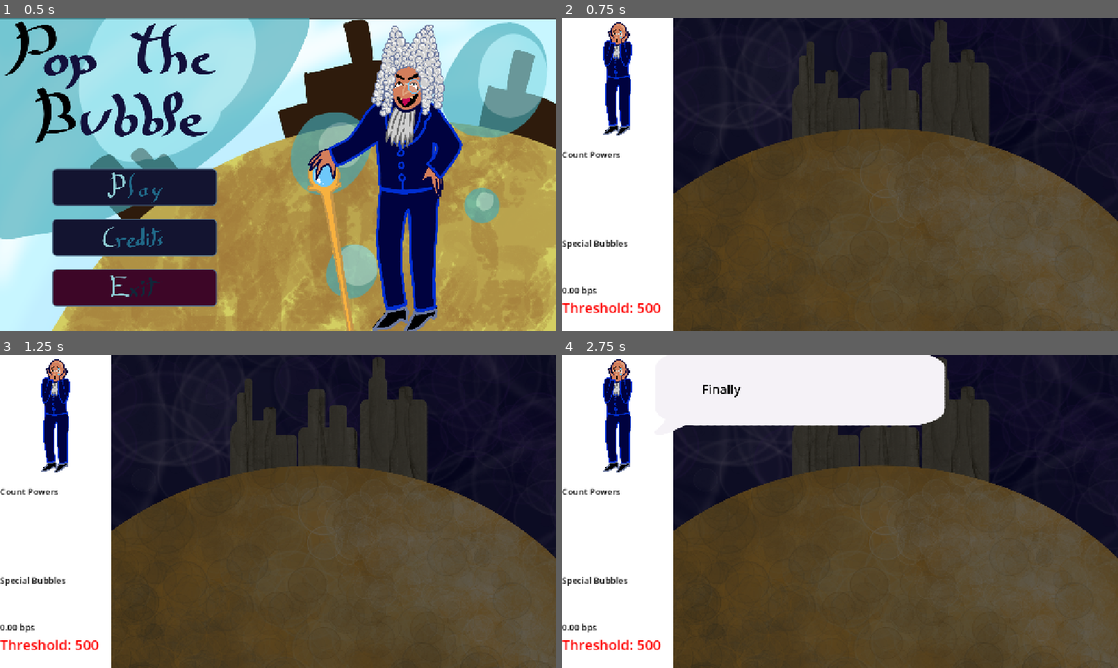
Above: before the commit, frames 1-4 (two rows, left to right).
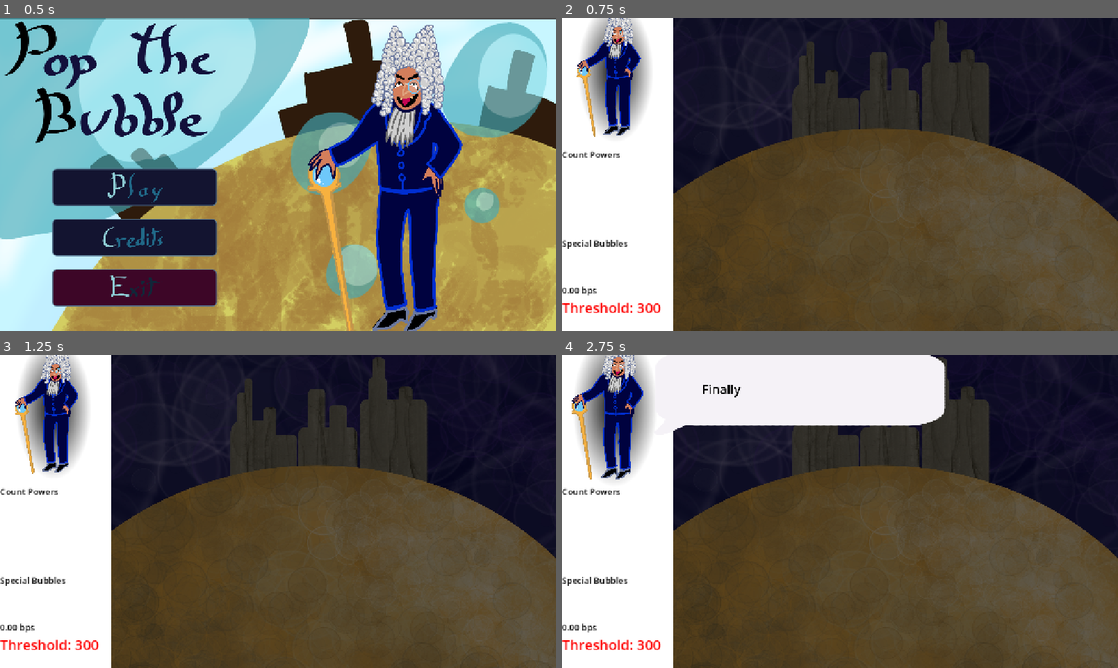
Above: after the commit, the same moments.

Repository: Isaac-SOL/Pop-the-Bubble
Game: Godot game, scene res://scenes/level/main_menu.tscn
The game is run twice, just before and just after one commit, with the same random seed, the same clock (stepped at 60 frames per second) and the same inputs.
Inputs (mouse positions are in pixels of both pictures, inside the frame that each line leads up to):
- Up to frame 1 (0.5 s): no input
- Up to frame 2 (0.75 s): click (695, 187) at 0.5 s
- Up to frame 3 (1.25 s): no input
- Up to frame 4 (2.75 s): move the mouse to (962, 495) at 1.27 s; press the mouse at (962, 495) at 1.28 s; release the mouse at (962, 495) at 2 s; drag from (728, 527) to (606, 511) at 2.02 s

Frame 1 is identical in both runs. In frame 2, 2.8% of the frame differs, in the area x 2-16%, y 0-94%; in frame 3, 2.8%; in frame 4, 3.8%, in the area x 1-17%, y 0-94%.

Commit message:
Updated count idle animation

Diff:
--- a/assets/models/count/count_enerve_frames.tres
+++ /dev/null
@@ -1,18 +0,0 @@
-[gd_resource type="SpriteFrames" format=3 uid="uid://cj2858f6qw0aj"]
-
-[ext_resource type="Texture2D" uid="uid://blx0hemdnwn1n" path="res://assets/models/count/comte_bubble_enerve.png" id="1_hb8o5"]
-
-[sub_resource type="AtlasTexture" id="AtlasTexture_8xycm"]
-atlas = ExtResource("1_hb8o5")
-region = Rect2(0, 0, 2480, 3545)
-
-[resource]
-animations = [{
-"frames": [{
-"duration": 1.0,
-"texture": SubResource("AtlasTexture_8xycm")
-}],
-"loop": 1,
-"name": &"default",
-"speed": 5.0
-}]
--- a/assets/models/count/count_normal_frames.tres
+++ /dev/null
@@ -1,18 +0,0 @@
-[gd_resource type="SpriteFrames" format=3 uid="uid://c86m61oel2afq"]
-
-[ext_resource type="Texture2D" uid="uid://8hnufh0baw0t" path="res://assets/models/count/default_avec_perruque.png" id="1_45xox"]
-
-[sub_resource type="AtlasTexture" id="AtlasTexture_0trjh"]
-atlas = ExtResource("1_45xox")
-region = Rect2(0, 0, 2480, 3545)
-
-[resource]
-animations = [{
-"frames": [{
-"duration": 1.0,
-"texture": SubResource("AtlasTexture_0trjh")
-}],
-"loop": 1,
-"name": &"default",
-"speed": 5.0
-}]
--- a/assets/models/count/count_saiyan_frames.tres
+++ /dev/null
@@ -1,18 +0,0 @@
-[gd_resource type="SpriteFrames" format=3 uid="uid://dfn82bndhgi4i"]
-
-[ext_resource type="Texture2D" uid="uid://u65chelvfc7w" path="res://assets/models/count/comte_saiyan.png" id="1_6777o"]
-
-[sub_resource type="AtlasTexture" id="AtlasTexture_3qe8k"]
-atlas = ExtResource("1_6777o")
-region = Rect2(0, 0, 2480, 3545)
-
-[resource]
-animations = [{
-"frames": [{
-"duration": 1.0,
-"texture": SubResource("AtlasTexture_3qe8k")
-}],
-"loop": 1,
-"name": &"default",
-"speed": 5.0
-}]
--- a/assets/models/count/count_surpris_frames.tres
+++ /dev/null
@@ -1,18 +0,0 @@
-[gd_resource type="SpriteFrames" format=3 uid="uid://kve5vfowpgq6"]
-
-[ext_resource type="Texture2D" uid="uid://ds16dlkdb8c70" path="res://assets/models/count/comte_bubble_surpris.png" id="1_n28cw"]
-
-[sub_resource type="AtlasTexture" id="AtlasTexture_n28cw"]
-atlas = ExtResource("1_n28cw")
-region = Rect2(0, 0, 2480, 3545)
-
-[resource]
-animations = [{
-"frames": [{
-"duration": 1.0,
-"texture": SubResource("AtlasTexture_n28cw")
-}],
-"loop": 1,
-"name": &"default",
-"speed": 5.0
-}]
--- a/scenes/count/count.tscn
+++ b/scenes/count/count.tscn
@@ -1,10 +1,85 @@
 [gd_scene format=3 uid="uid://cjhuj6fe23xkj"]
 
 [ext_resource type="Script" uid="uid://cnqoiwu502ndw" path="res://scripts/count/count.gd" id="1_l74ek"]
-[ext_resource type="SpriteFrames" uid="uid://kve5vfowpgq6" path="res://assets/models/count/count_surpris_frames.tres" id="2_mgd51"]
+[ext_resource type="Script" uid="uid://b038wgl6janrt" path="res://addons/leeklib/shaker_2d.gd" id="2_a7vfb"]
+[ext_resource type="Texture2D" uid="uid://8hnufh0baw0t" path="res://assets/models/count/default_avec_perruque.png" id="2_u617d"]
+[ext_resource type="Texture2D" uid="uid://u65chelvfc7w" path="res://assets/models/count/comte_saiyan.png" id="3_a7vfb"]
+[ext_resource type="Texture2D" uid="uid://ds16dlkdb8c70" path="res://assets/models/count/comte_bubble_surpris.png" id="4_mfgcw"]
+[ext_resource type="Texture2D" uid="uid://blx0hemdnwn1n" path="res://assets/models/count/comte_bubble_enerve.png" id="5_aq635"]
+
+[sub_resource type="SpriteFrames" id="SpriteFrames_f1uji"]
+animations = [{
+"frames": [{
+"duration": 1.0,
+"texture": ExtResource("2_u617d")
+}],
+"loop": 1,
+"name": &"normal",
+"speed": 5.0
+}, {
+"frames": [{
+"duration": 1.0,
+"texture": ExtResource("3_a7vfb")
+}],
+"loop": 1,
+"name": &"saiyan",
+"speed": 5.0
+}, {
+"frames": [{
+"duration": 1.0,
+"texture": ExtResource("4_mfgcw")
+}],
+"loop": 1,
+"name": &"surpris",
+"speed": 5.0
+}, {
+"frames": [{
+"duration": 1.0,
+"texture": ExtResource("5_aq635")
+}],
+"loop": 1,
+"name": &"vener",
+"speed": 5.0
+}]
+
+[sub_resource type="Gradient" id="Gradient_u617d"]
+colors = PackedColorArray(0, 0, 0, 1, 0, 0, 0, 0)
+
+[sub_resource type="GradientTexture2D" id="GradientTexture2D_3x28d"]
+gradient = SubResource("Gradient_u617d")
+width = 256
+height = 256
+fill = 1
+fill_from = Vector2(0.5, 0.5)
+fill_to = Vector2(0.5, 0)
 
 [node name="count" type="Node2D" unique_id=2124375082]
 script = ExtResource("1_l74ek")
+anim_interval = 1.0
+anim_pos_accel = 11.6
+anim_rot_accel = 0.34
+anim_scale_max_der = 0.235
 
-[node name="AnimatedSprite2D" type="AnimatedSprite2D" parent="." unique_id=9874524]
-sprite_frames = ExtResource("2_mgd51")
+[node name="AnimPivot" type="Node2D" parent="." unique_id=1632379150]
+unique_name_in_owner = true
+
+[node name="AnimVoice" type="Node2D" parent="AnimPivot" unique_id=1059636591]
+unique_name_in_owner = true
+
+[node name="Shaker2D" type="Node2D" parent="AnimPivot/AnimVoice" unique_id=1097481303]
+unique_name_in_owner = true
+script = ExtResource("2_a7vfb")
+shake_factor = 100.0
+metadata/_custom_type_script = "uid://b038wgl6janrt"
+
+[node name="AnimatedSprite2D" type="AnimatedSprite2D" parent="AnimPivot/AnimVoice/Shaker2D" unique_id=9874524]
+unique_name_in_owner = true
+sprite_frames = SubResource("SpriteFrames_f1uji")
+animation = &"normal"
+autoplay = "normal"
+
+[node name="Shadow" type="Sprite2D" parent="AnimPivot/AnimVoice/Shaker2D/AnimatedSprite2D" unique_id=1547113322]
+show_behind_parent = true
+position = Vector2(-121, -167)
+scale = Vector2(5.65625, 10.5546875)
+texture = SubResource("GradientTexture2D_3x28d")
--- a/scenes/count/dialogue.tscn
+++ b/scenes/count/dialogue.tscn
@@ -45,3 +45,9 @@
 horizontal_alignment = 1
 vertical_alignment = 1
 visible_characters_behavior = 1
+
+[node name="BleepTimer" type="Timer" parent="." unique_id=948992791]
+wait_time = 0.16
+autostart = true
+
+[connection signal="timeout" from="BleepTimer" to="." method="_on_bleep_timer_timeout"]
--- a/scenes/level/main.tscn
+++ b/scenes/level/main.tscn
@@ -39,14 +39,14 @@
 
 [node name="Main" type="Node2D" unique_id=1852952808]
 script = ExtResource("1_0wfyh")
-lose_threshold = 500
+lose_threshold = 300
 bbl_lvl_value = {
 0: 0,
 1: 2,
 2: 12,
 3: 75,
 4: 160,
-5: 10
+5: 15
 }
 
 [node name="background" type="Sprite2D" parent="." unique_id=1513136260]
@@ -263,3 +263,4 @@
 vertical_alignment = 1
 
 [connection signal="area_shape_entered" from="Area2D_borders" to="Area2D_borders" method="_on_area_shape_entered"]
+[connection signal="bleep" from="UI/ui_player/Dialogue" to="." method="_on_dialogue_bleep"]
--- a/scripts/count/count.gd
+++ b/scripts/count/count.gd
@@ -1,18 +1,46 @@
-extends Node2D
+class_name Count extends Node2D
 
 
-@onready var animated_sprite_2d: AnimatedSprite2D = $AnimatedSprite2D
-
+@onready var animated_sprite_2d: AnimatedSprite2D = %AnimatedSprite2D
 
 @export var parent: Node
-
-const COUNT_ENERVE_FRAMES = preload("uid://cj2858f6qw0aj")
-const COUNT_SURPRIS_FRAMES = preload("uid://kve5vfowpgq6")
-const COUNT_NORMAL_FRAMES = preload("uid://c86m61oel2afq")
-const COUNT_SAIYAN_FRAMES = preload("uid://dfn82bndhgi4i")
+@export var anim_interval: float = 0.5
+@export var anim_pos_accel: float = 1.0
+@export var anim_rot_accel: float = 1.0
+@export var anim_scale_accel: float = 1.0
+@export var anim_pos_max_der: float = 10.0
+@export var anim_rot_max_der: float = 2.0
+@export var anim_scale_max_der: float = 1.0
 
 var rand_range: Vector2 = Vector2(10.0, 20.0)
 var rand_timer: Timer
+
+var voice_tween: Tween
+
+var anim_wait: float = 100.0
+var anim_tgt_pos: Vector2
+var anim_tgt_rot: float
+var anim_tgt_scale: float
+var anim_pos_der: Vector2 = Vector2.ZERO
+var anim_rot_der: float = 0.0
+var anim_scale_der: float = 0.0
+
+func _process(delta: float) -> void:
+	anim_wait += delta
+	if anim_wait >= anim_interval:
+		anim_interval -= anim_interval
+		anim_tgt_pos = Util.rand_in_circle(100.0, 300.0)
+		anim_tgt_rot = randf_range(-PI/32, PI/32)
+		anim_tgt_scale = randf_range(0.95, 1.05)
+	anim_pos_der += sign(anim_tgt_pos - %AnimPivot.position) * anim_pos_accel * delta
+	anim_rot_der += sign(anim_tgt_rot - %AnimPivot.rotation) * anim_rot_accel * delta
+	anim_scale_der += sign(anim_tgt_scale - %AnimPivot.scale.x) * anim_scale_accel * delta
+	anim_pos_der = anim_pos_der.clampf(-anim_pos_max_der, anim_pos_max_der)
+	anim_rot_der = clampf(anim_rot_der, -anim_rot_max_der, anim_rot_max_der)
+	anim_scale_der = clampf(anim_scale_der, -anim_scale_max_der, anim_scale_max_der)
+	%AnimPivot.position += anim_pos_der * delta
+	%AnimPivot.rotation += anim_rot_der * delta
+	%AnimPivot.scale += Vector2.ONE * anim_scale_der * delta
 
 func start_doing_actions():
 	rand_timer = Timer.new()
@@ -24,3 +52,13 @@
 func count_action()->void:
 	PowerManager.activate_random_power()
 	rand_timer.start(randf_range(rand_range.x,rand_range.y))
+
+func voice_bleep():
+	if voice_tween != null:
+		voice_tween.kill()
+	%AnimVoice.scale = Vector2.ONE * 1.1
+	voice_tween = create_tween().set_ease(Tween.EASE_IN).set_trans(Tween.TRANS_BACK)
+	voice_tween.tween_property(%AnimVoice, "scale", Vector2.ONE, 0.2)
+
+func shake():
+	%Shaker2D.shake(1.0, 1.0)
--- a/scripts/count/dialogue.gd
+++ b/scripts/count/dialogue.gd
@@ -1,6 +1,7 @@
 class_name DialogueNode2D extends Node2D
 
 signal dialogue_passed
+signal bleep
 
 const DEFAULT_FADEOUT_TIME = 5 # Secondes
 
@@ -44,3 +45,7 @@
 func pass_dialogue():
 	if %RichTextLabel_dialogue.visible_characters >= %RichTextLabel_dialogue.get_total_character_count():
 		dialogue_passed.emit()
+
+func _on_bleep_timer_timeout() -> void:
+	if visible and %RichTextLabel_dialogue.visible_characters < %RichTextLabel_dialogue.get_total_character_count():
+		bleep.emit()
--- a/scripts/level/main.gd
+++ b/scripts/level/main.gd
@@ -19,7 +19,7 @@
 @onready var label_threshold: Label = %LabelThreshold
 @onready var player_hand: Hand = $player_hand
 @onready var powers_container: VBoxContainer = %powers_container
-@onready var count: Node2D = %count
+@onready var count: Count = %count
 @onready var nugget_parent: Node2D = %NuggetParent
 
 @export var lose_threshold: int = 200
@@ -64,6 +64,7 @@
 	%player_hand.visible = true
 	await Global.seconds(0.5)
 	Global.dialogue_node.set_dialogue("YOU ! Who do you think you are !?", 3, true)
+	%count.shake()
 	AudioManager.playAudio_stream_music(&"feel_the_bubble")
 	%count.start_doing_actions()
 	set_count_phase(0)
@@ -114,7 +115,7 @@
 		0:
 			#PowerManager.phase_powers = [PowerManager.BUBBLE_DIVIDEND, PowerManager.BUBBLE_SPECULATIVE, PowerManager.BUBBLE_METAVERSE, PowerManager.BUBBLE_STONK, PowerManager.BUBBLE_FACTORY, PowerManager.BUBBLE_STORM]
 			PowerManager.phase_powers = []
-			count.animated_sprite_2d.sprite_frames = count.COUNT_NORMAL_FRAMES
+			count.animated_sprite_2d.play("normal")
 			background.texture = PLANETE_BUBBLE_SECHE_USINE
 			for lvl in range(3-1):
 				for i in range(ini_spawn_bylvl[lvl]):
@@ -123,22 +124,22 @@
 				spawn_bubble(Util.rand_in_rectangle(spawn_rect), 3, 1, [PowerManager.BUBBLE_FACTORY])
 		1:
 			PowerManager.phase_powers = [PowerManager.BUBBLE_FACTORY, PowerManager.BUBBLE_STORM, PowerManager.BUBBLE_GPT]
-			count.animated_sprite_2d.sprite_frames = count.COUNT_SURPRIS_FRAMES
+			count.animated_sprite_2d.play("surpris")
 			spawn_bubble(Util.rand_in_rectangle(spawn_rect), 3, 3, [PowerManager.BUBBLE_FACTORY])
 		2:
 			PowerManager.phase_powers = [PowerManager.BUBBLE_FACTORY, PowerManager.BUBBLE_STORM, PowerManager.BUBBLE_GPT]
-			count.animated_sprite_2d.sprite_frames = count.COUNT_ENERVE_FRAMES
+			count.animated_sprite_2d.play("vener")
 			background.texture = PLANETE_BUBBLE_MOUILLEE_USINE
 		3:
 			PowerManager.phase_powers = [PowerManager.BUBBLE_FACTORY, PowerManager.BUBBLE_STORM, PowerManager.BUBBLE_GPT]
-			count.animated_sprite_2d.sprite_frames = count.COUNT_SAIYAN_FRAMES
+			count.animated_sprite_2d.play("saiyan")
 		4:
 			PowerManager.phase_powers = [PowerManager.BUBBLE_FACTORY, PowerManager.BUBBLE_STORM, PowerManager.BUBBLE_GPT]
-			count.animated_sprite_2d.sprite_frames = count.COUNT_ENERVE_FRAMES
+			count.animated_sprite_2d.play("vener")
 			background.texture = PLANETE_BULLE_HERBE_USINE
 		5:
 			PowerManager.phase_powers = [PowerManager.BUBBLE_FACTORY, PowerManager.BUBBLE_STORM, PowerManager.BUBBLE_GPT]
-			count.animated_sprite_2d.sprite_frames = count.COUNT_ENERVE_FRAMES
+			count.animated_sprite_2d.play("vener")
 
 #Instantiate a nugget explosion when a popping a bubble
 func add_nugget_explosion(qty: int, spawn_position: Vector2)-> void:
@@ -171,6 +172,7 @@
 		if bubble.spawn_factories:
 			for b: Bubble in bubbles_spawned:
 				b.set_bubble_factory()
+				b.factory_spawn_rate = 200
 		bubble.pop_animation()
 		shake_vertical(bubble.bubble_level * bubble.bubble_level * 3, 0.5)
 	update_bubble_count()
@@ -179,3 +181,7 @@
 	for i in range(amount):
 		spawn_bubble(pos, level)
 	update_bubble_count()
+
+
+func _on_dialogue_bleep() -> void:
+	%count.voice_bleep()
